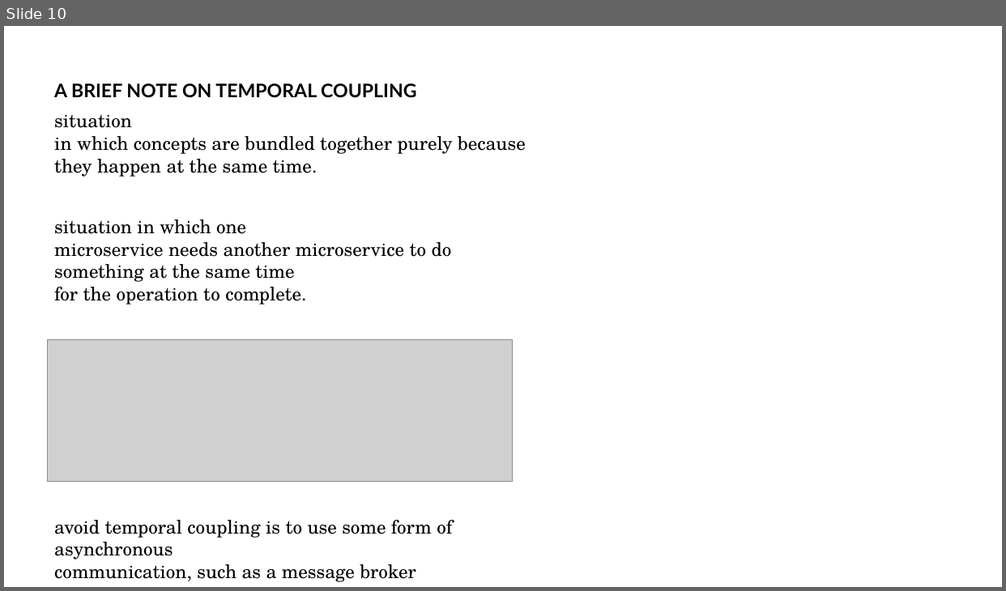
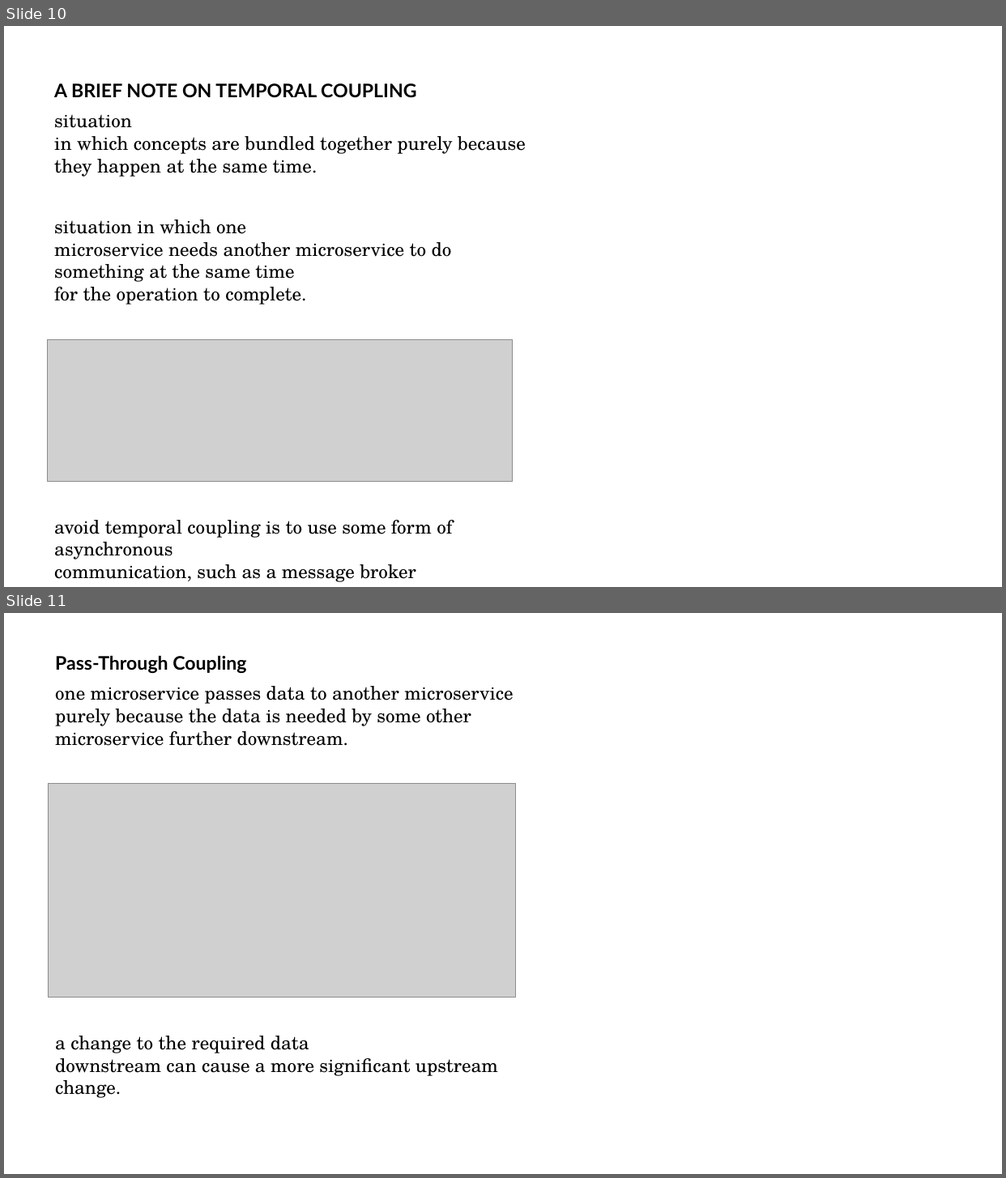
Before and after one commit to addiboyer24/CSCI391_Microservices_Spring2025, a slide deck: 01_27_2025/CSCI391_Microservices_HowToModelMicroservices_01_27_2025.pptx. Shown one above the other, each under a label of ours: slide 10 before the commit, slides 10 and 11 after it. The pictures are 1006x591 and 1006x1178 pixels, drawn with LibreOffice and Linux fonts; fonts in the diff are those of the drawing; grey boxes stand for pictures. Boxes give left, top, right and bottom in pixels: in the first picture for what was removed or moved away, otherwise in the second. Text is boxed around its words. In the diff, an @@ line names an element or a change of style, - is before the commit and + after.

```diff
--- a/01_27_2025/CSCI391_Microservices_HowToModelMicroservices_01_27_2025.pptx
+++ b/01_27_2025/CSCI391_Microservices_HowToModelMicroservices_01_27_2025.pptx
@@ slide 11 added at <box>4,613,1002,1174</box>, background #FFFFFF @@
@@ text added at <box>55,655,246,673</box>, 18 pt, text #000000, bold @@
+Pass-Through Coupling
@@ text added at <box>55,686,513,746</box>, 18 pt, text #000000 @@
+one microservice passes data to another microservice purely because the data is needed by some other microservice further downstream.
@@ picture added at <box>48,784,515,997</box> @@
@@ text added at <box>55,1036,498,1076</box>, 18 pt, text #000000 @@
+a change to the required data
+downstream can cause a more significant upstream change.
```
Also in this commit, not shown: 5 other slides added, 1 other file.
